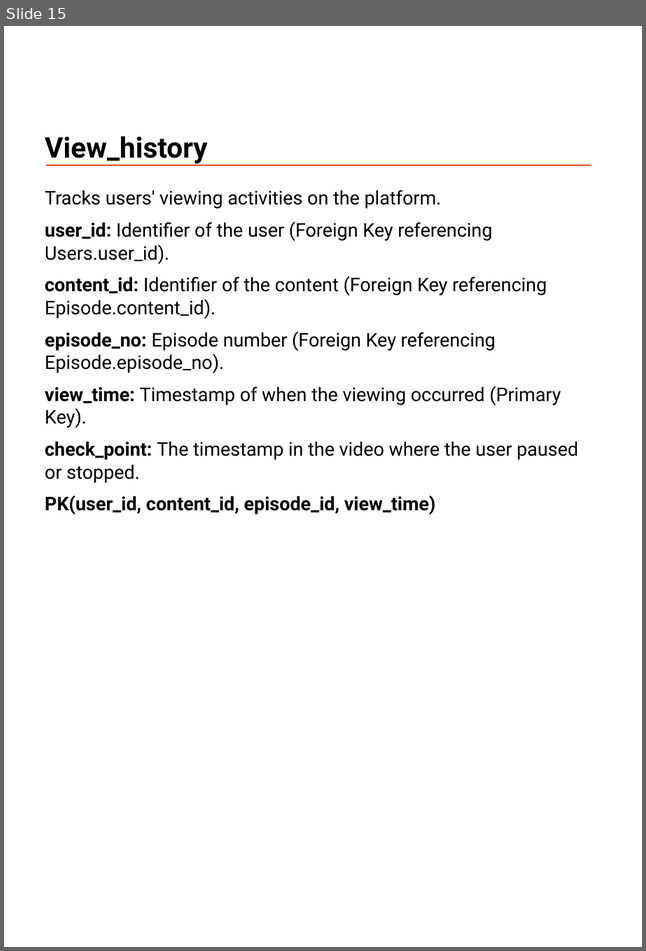
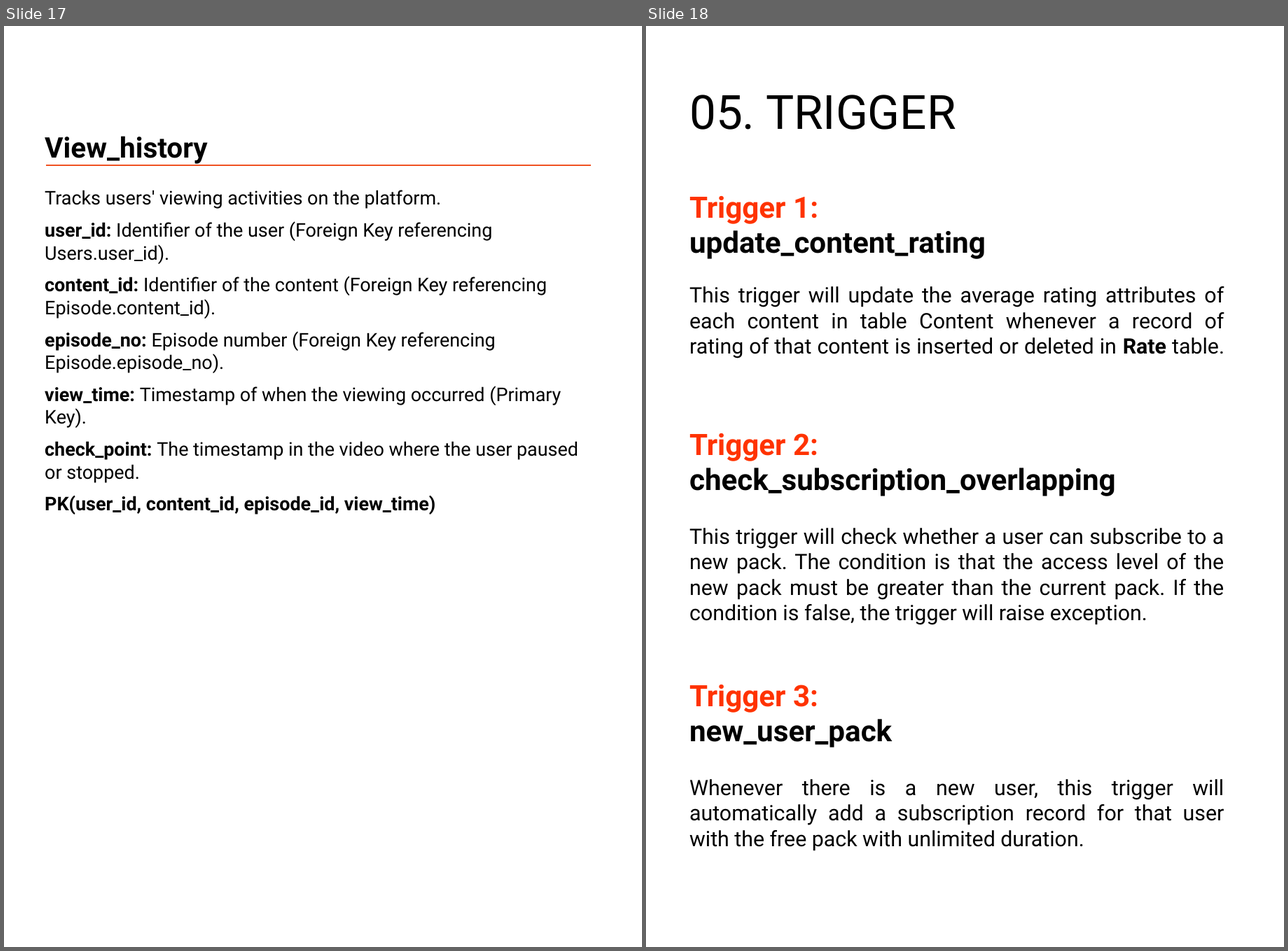
Before and after one commit to mtrung12/Movie_streaming_db, a slide deck: movie_stream_report.pptx. Shown side by side, each under a label of ours: slide 15 before the commit, slides 17 and 18 after it. The pictures are 646x951 and 1288x951 pixels, drawn with LibreOffice and Linux fonts; fonts in the diff are those of the drawing. Boxes give left, top, right and bottom in pixels: in the first picture for what was removed or moved away, otherwise in the second. Text is boxed around its words. In the diff, an @@ line names an element or a change of style, - is before the commit and + after.

```diff
--- a/movie_stream_report.pptx
+++ b/movie_stream_report.pptx
@@ slide 18 added at bbox=[646, 26, 1284, 947], background #FFFFFF @@
@@ text added at bbox=[689, 95, 956, 130], 40 pt, text #000000 @@
+05. TRIGGER
@@ text added at bbox=[689, 196, 986, 259], 25 pt, text #000000, bold @@
+Trigger 1:
+update_content_rating
@@ text added at bbox=[689, 286, 1224, 358], 18 pt, text #000000 @@
+This trigger will update the average rating attributes of each content in table Content whenever a record of rating of that content is inserted or deleted in Rate table.
@@ text added at bbox=[689, 433, 1116, 496], 25 pt, text #000000, bold @@
+Trigger 2:
+check_subscription_overlapping
@@ text added at bbox=[689, 528, 1224, 625], 18 pt, text #000000 @@
+This trigger will check whether a user can subscribe to a new pack. The condition is that the access level of the new pack must be greater than the current pack. If the condition is false, the trigger will raise exception.
@@ text added at bbox=[689, 685, 892, 748], 25 pt, text #000000, bold @@
+Trigger 3:
+new_user_pack
@@ text added at bbox=[689, 779, 1224, 851], 18 pt, text #000000 @@
+Whenever there is a new user, this trigger will automatically add a subscription record for that user with the free pack with unlimited duration.
@@ what was slide 15 is now slide 17 @@
```
Also in this commit, not shown: 2 slides changed, 11 other slides added, 5 slides removed.
